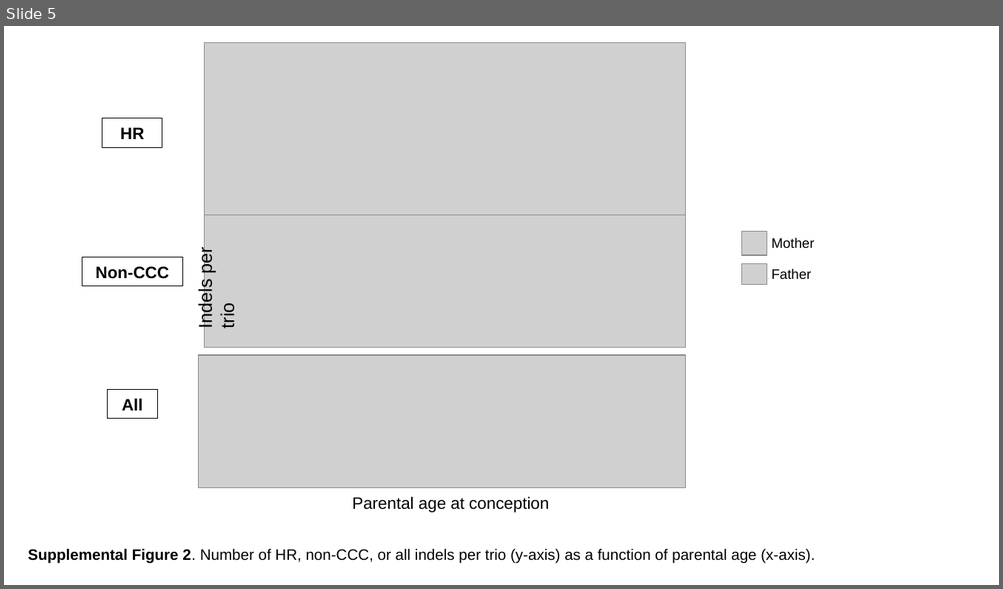
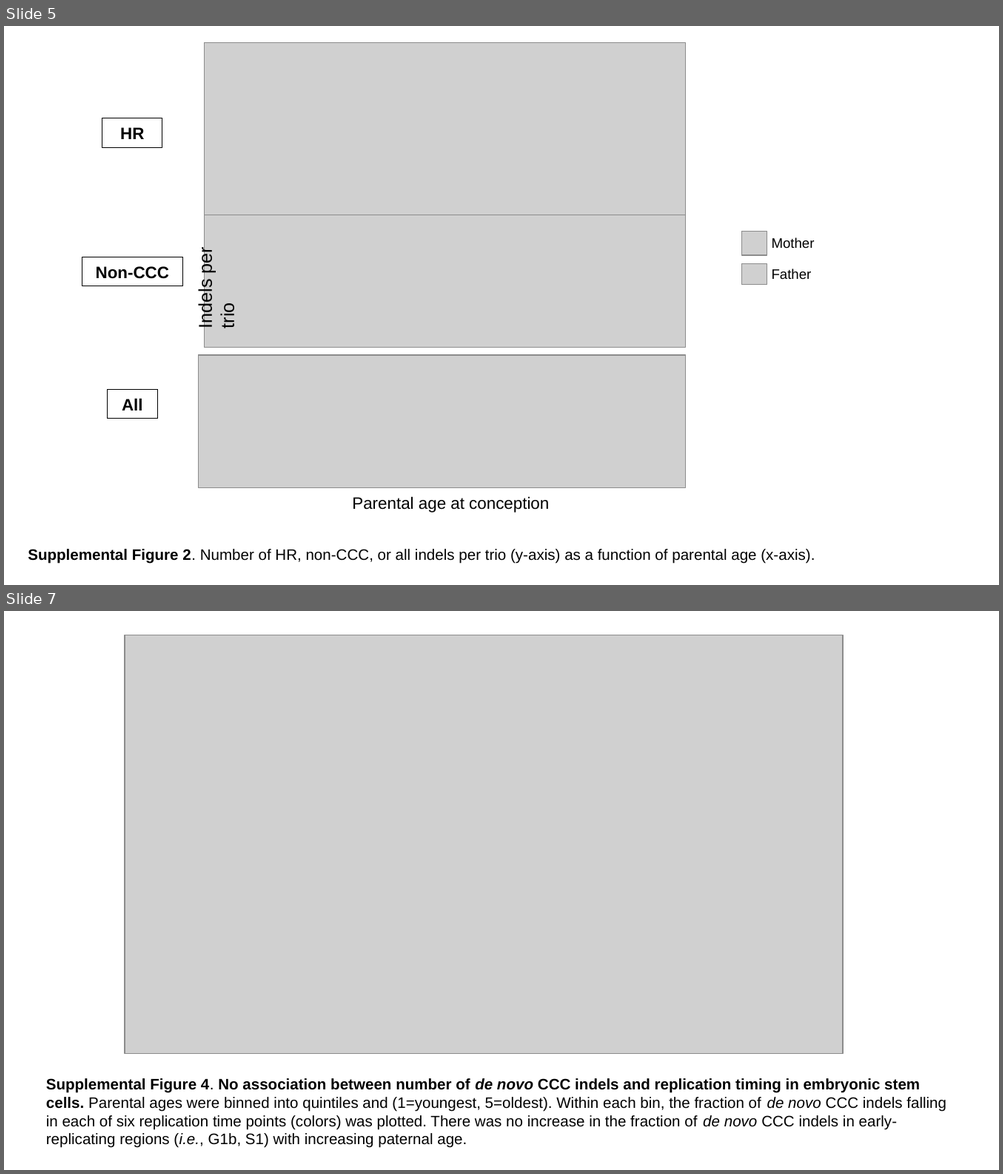
Before and after one commit to allisonseiden/longreadclustersequencing, a slide deck: manuscript/long_read_DNV_figures.pptx. Shown one above the other, each under a label of ours: slide 5 before the commit, slides 5 and 7 after it; the slides between them are not shown. The pictures are 1003x589 and 1003x1174 pixels, drawn with LibreOffice and Linux fonts; fonts in the diff are those of the drawing; grey boxes stand for pictures. Boxes give left, top, right and bottom in pixels: in the first picture for what was removed or moved away, otherwise in the second. Text is boxed around its words. In the diff, an @@ line names an element or a change of style, - is before the commit and + after.

```diff
--- a/manuscript/long_read_DNV_figures.pptx
+++ b/manuscript/long_read_DNV_figures.pptx
@@ slide 7 added at [4,611,999,1170], background #FFFFFF @@
@@ picture added at [125,635,842,1054] @@
@@ text added at [46,1079,946,1148], 11 pt, text #000000 @@
+Supplemental Figure 4. No association between number of de novo CCC indels and replication timing in embryonic stem cells. Parental ages were binned into quintiles and (1=youngest, 5=oldest). Within each bin, the fraction of de novo CCC indels falling in each of six replication time points (colors) was plotted. There was no increase in the fraction of de novo CCC indels in early-replicating regions (i.e., G1b, S1) with increasing paternal age.
```
Also in this commit, not shown: 1 slide changed, 1 other slide added, 7 other files.
